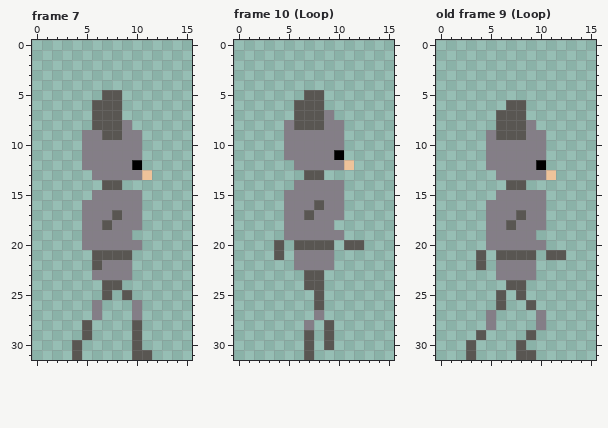
Two versions of one pixel-art file, Artwork/Player.ase. This is how it looked before the edit.
16x32 pixels, 10 frames. Shown: frame 7, frame 10 (Loop), old frame 9 (Loop). The commit also changed other frames, which this record leaves out.
Once edited:
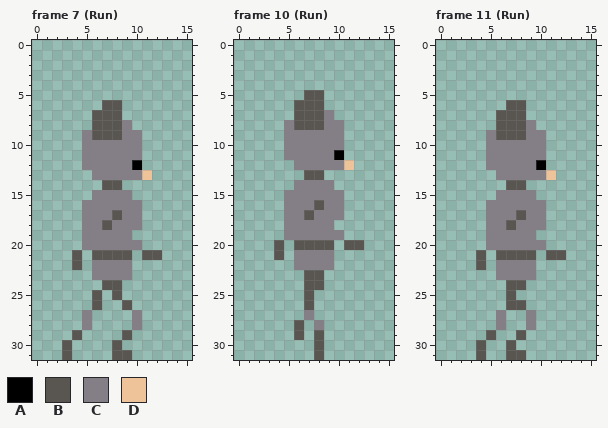
Palette (. is transparent): A #000000  B #595652  C #847e87  D #eec39a
A new or re-ordered frame is compared with the old frame closest to it.
Edits made:
frames 10 -> 14
Frame 7 (Run):
Colour B is added in row 21 at x 4 and 11 to 12; in row 22 at x 4; in row 25 at x 6 and 8; in row 26 at x 9; in row 29 at x 4 and 9; in row 30 at x 3 and 8.
Colour B is added in row 31 at x 3 and 8 to 9.
Colour B replaces colour C in row 9 at x 6; in row 26 at x 6.
Colour C is added in row 27 at x 5.
Colour C replaces colour B in row 22 at x 6; in row 28 at x 5 and 10.
The edit erases colour B in row 5 at x 7 to 8; in row 6 at x 6; in row 25 at x 7 and 9; in row 29 at x 5 and 10; in row 30 at x 4 and 10; in row 31 at x 4 and 10 to 11.
The edit erases colour C in row 15 at x 10; in row 26 at x 10; in row 27 at x 6.
Frame 10 (Run):
Colour B is added in rows 25 to 26 at x 7; in row 28 at x 6; in row 29 at x 6 and 8; in rows 30 to 31 at x 8.
Colour C is added in row 27 at x 7; in row 28 at x 8.
The edit erases colour B in rows 25 to 26 at x 8; in row 28 at x 9; in rows 29 to 30 at x 7 and 9; in row 31 at x 7.
The edit erases colour C in row 14 at x 10; in row 27 at x 8; in row 28 at x 7.
Frame 11 (Run) is new; against old frame 9 (Loop):
Colour B is added in row 25 at x 7; in row 26 at x 7 to 8; in row 29 at x 5 and 8; in rows 30 to 31 at x 4 and 7.
Colour C is added in rows 27 to 28 at x 6 and 9.
The edit erases colour B in row 25 at x 6 and 8; in row 26 at x 6 and 9; in row 29 at x 4 and 9; in row 30 at x 3 and 8; in row 31 at x 3 and 9.
The edit erases colour C in row 15 at x 10; in rows 27 to 28 at x 5 and 10.
